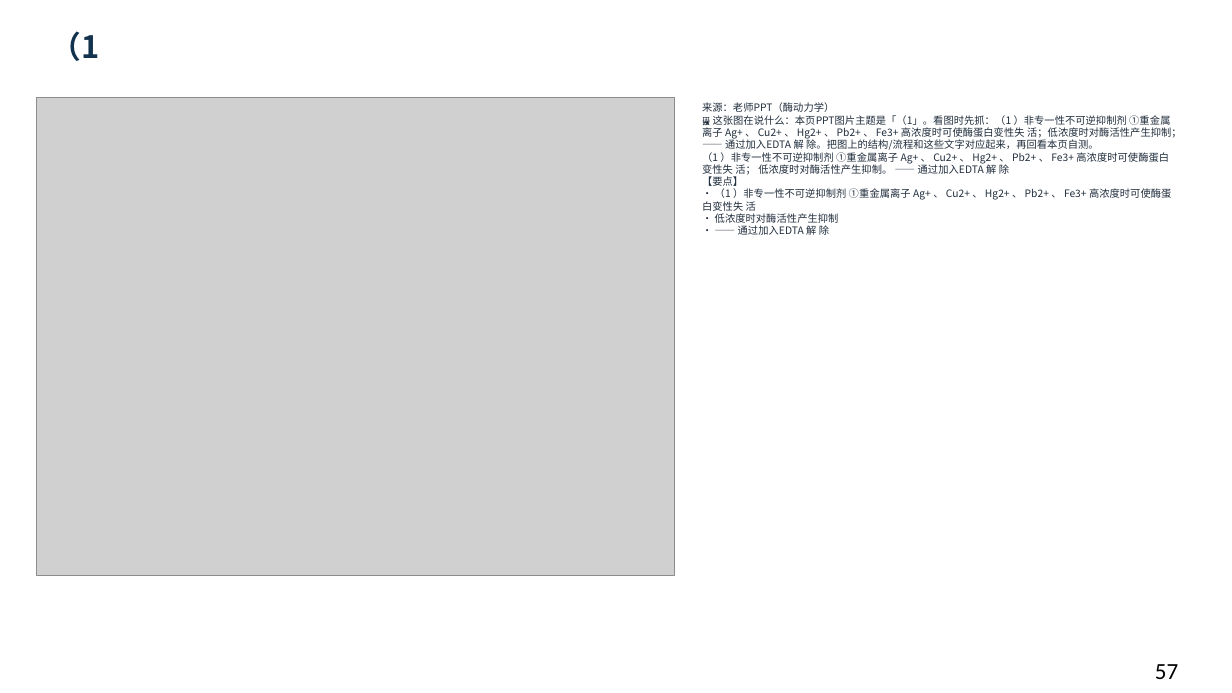
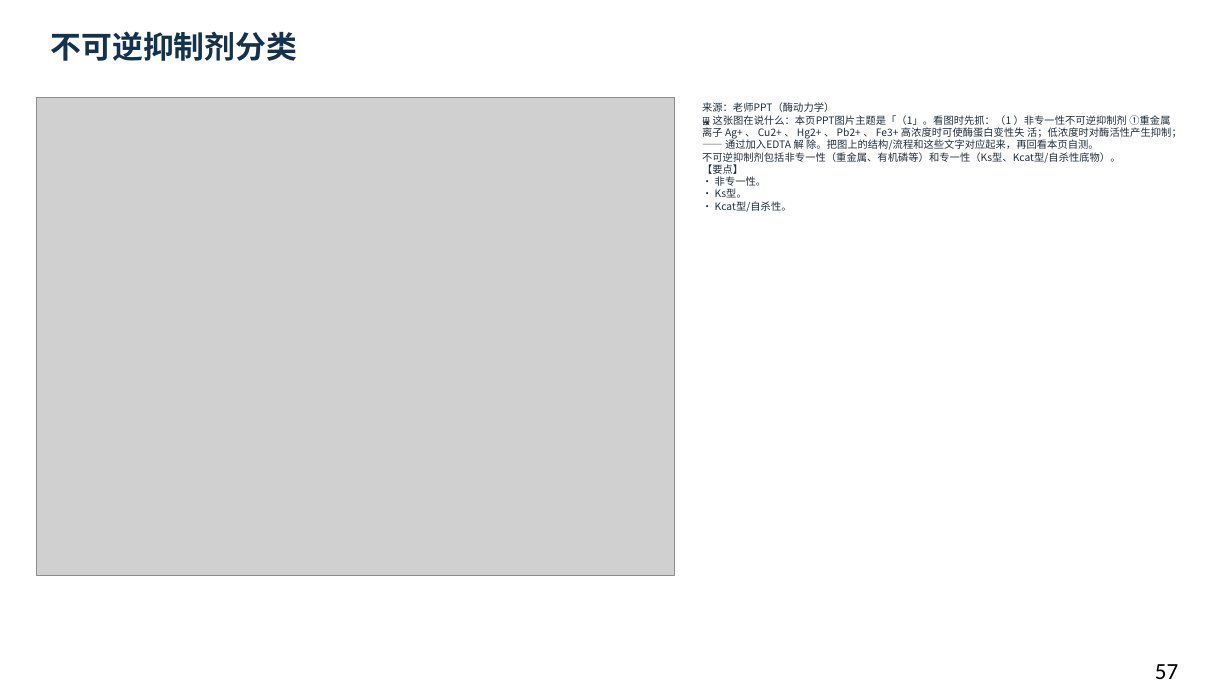
Before and after one commit to newkan-li/Biochemistry, a slide deck: slide 57 of downloads/bc07-ai-style.pptx. Drawn at 1232x693 pixels with LibreOffice and Linux fonts; fonts in the diff are those of the drawing; grey boxes stand for pictures. Boxes give left, top, right and bottom in pixels: in the first picture for what was removed or moved away, otherwise in the second. Text is boxed around its words. In the diff, an @@ line names an element or a change of style, - is before the commit and + after.

```diff
--- a/downloads/bc07-ai-style.pptx
+++ b/downloads/bc07-ai-style.pptx
@@ text at [51,31,297,61]: text changed @@
-（1
+不可逆抑制剂分类
@@ text at [702,102,1182,212]: text changed @@
-来源：老师PPT（酶动力学）
-🖼 这张图在说什么：本页PPT图片主题是「（1」。看图时先抓：（1 ）非专一性不可逆抑制剂 ①重金属离子 Ag+ 、 Cu2+ 、 Hg2+ 、 Pb2+ 、 Fe3+ 高浓度时可使酶蛋白变性失 活；低浓度时对酶活性产生抑制；—— 通过加入EDTA 解 除。把图上的结构/流程和这些文字对应起来，再回看本页自测。
-（1 ）非专一性不可逆抑制剂 ①重金属离子 Ag+ 、 Cu2+ 、 Hg2+ 、 Pb2+ 、 Fe3+ 高浓度时可使酶蛋白变性失 活； 低浓度时对酶活性产生抑制。 —— 通过加入EDTA 解 除
-【要点】
-• （1 ）非专一性不可逆抑制剂 ①重金属离子 Ag+ 、 Cu2+ 、 Hg2+ 、 Pb2+ 、 Fe3+ 高浓度时可使酶蛋白变性失 活
-• 低浓度时对酶活性产生抑制
-• —— 通过加入EDTA 解 除
+来源：老师PPT（酶动力学）
+🖼 这张图在说什么：本页PPT图片主题是「（1」。看图时先抓：（1 ）非专一性不可逆抑制剂 ①重金属离子 Ag+ 、 Cu2+ 、 Hg2+ 、 Pb2+ 、 Fe3+ 高浓度时可使酶蛋白变性失 活；低浓度时对酶活性产生抑制；—— 通过加入EDTA 解 除。把图上的结构/流程和这些文字对应起来，再回看本页自测。
+不可逆抑制剂包括非专一性（重金属、有机磷等）和专一性（Ks型、Kcat型/自杀性底物）。
+【要点】
+• 非专一性。
+• Ks型。
+• Kcat型/自杀性。
```
Also in this commit, not shown: 21 other slides changed, 5 other files.
